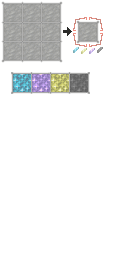
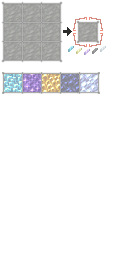
Comparing the layer stacks of the two w=128, h=256 images. Changes:
showed "bottom_slots_outline_t3" over [2, 72, 100, 94]
hid "bottom_slots_outline_t2" over [11, 72, 90, 94]
showed "gems_5" over [68, 46, 106, 55]
hid "gems_4" over [73, 47, 103, 54]
hid group "gem_bg_t4" (4 layers) over [13, 74, 88, 92]
"topaz #2": opacity 100% → 70%, painted on it over [13, 74, 31, 92]
"citrine #2": opacity 100% → 70%, painted on it over [51, 74, 69, 92]
"onyx #2": opacity 100% → 70%, painted on it over [70, 74, 88, 92]
showed group "gem_bg_t3" (5 layers) over [4, 74, 98, 92]
"moonstone": opacity 100% → 70%, painted on it over [80, 74, 98, 92]
"onyx": opacity 100% → 70%, painted on it over [61, 74, 79, 92]
"topaz": opacity 100% → 70%, painted on it over [4, 74, 22, 92]
"citrine": opacity 100% → 70%, painted on it over [42, 74, 60, 92]
